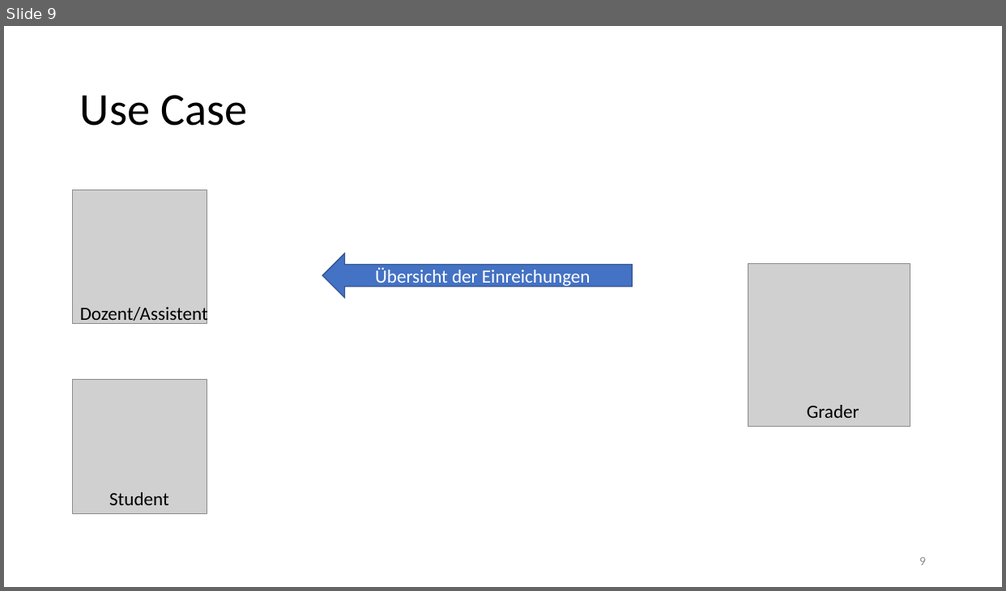
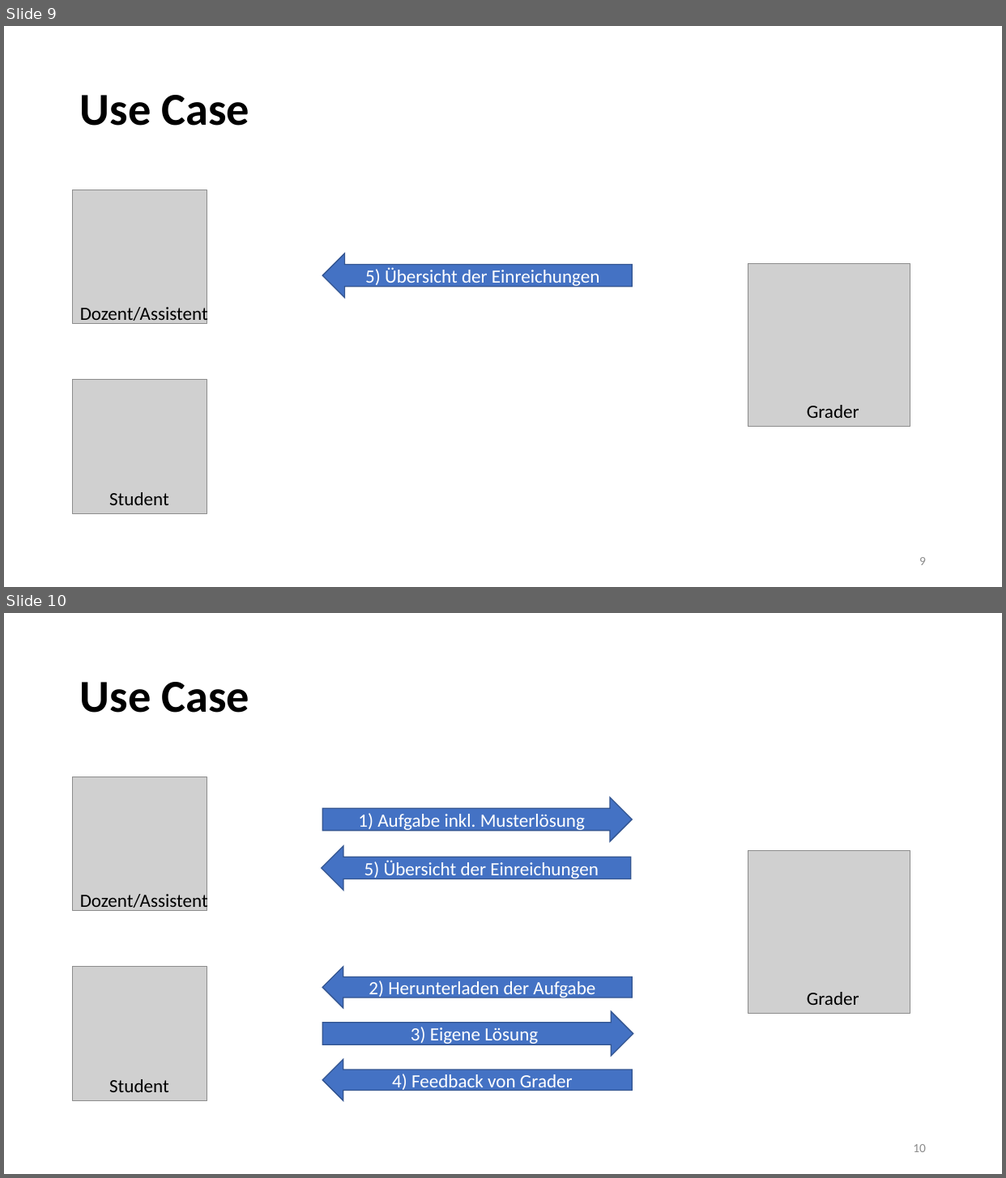
Before and after one commit to ooemperor/PSEGrader-Deliverables, a slide deck: Presentations/Requirements.pptx. Shown one above the other, each under a label of ours: slide 9 before the commit, slides 9 and 10 after it. The pictures are 1006x591 and 1006x1178 pixels, drawn with LibreOffice and Linux fonts; fonts in the diff are those of the drawing; grey boxes stand for pictures. Boxes give left, top, right and bottom in pixels: in the first picture for what was removed or moved away, otherwise in the second. Text is boxed around its words. In the diff, an @@ line names an element or a change of style, - is before the commit and + after.

```diff
--- a/Presentations/Requirements.pptx
+++ b/Presentations/Requirements.pptx
@@ slide 10 added at bbox=[4, 613, 1002, 1174], background #FFFFFF @@
@@ title added at bbox=[80, 682, 249, 713], 44 pt, text #000000, bold @@
+Use Case
@@ picture added at bbox=[73, 777, 206, 911] @@
@@ right arrow added at bbox=[323, 797, 632, 841], fill #4472C4, outline #325491 1 pt, 18 pt, text #FFFFFF @@
+1) Aufgabe inkl. Musterlösung
@@ left arrow added at bbox=[322, 845, 631, 890], fill #4472C4, outline #325491 1 pt, 18 pt, text #FFFFFF @@
+5) Übersicht der Einreichungen
@@ picture added at bbox=[748, 851, 910, 1013] @@
@@ text added at bbox=[80, 891, 208, 912], 18 pt, text #000000 @@
+Dozent/Assistent
@@ picture added at bbox=[73, 967, 206, 1101] @@
@@ left arrow added at bbox=[323, 967, 632, 1008], fill #4472C4, outline #325491 1 pt, 18 pt, text #FFFFFF @@
+2) Herunterladen der Aufgabe
@@ text added at bbox=[807, 992, 859, 1005], 18 pt, text #000000 @@
+Grader
@@ right arrow added at bbox=[323, 1012, 633, 1056], fill #4472C4, outline #325491 1 pt, 18 pt, text #FFFFFF @@
+3) Eigene Lösung
@@ left arrow added at bbox=[323, 1060, 632, 1101], fill #4472C4, outline #325491 1 pt, 18 pt, text #FFFFFF @@
+4) Feedback von Grader
@@ text added at bbox=[109, 1080, 169, 1093], 18 pt, text #000000 @@
+Student
@@ page number added at bbox=[913, 1144, 926, 1152], 12 pt, text #8C8C8C @@
+10
@@ slide 9 changed as well @@
@@ title "Use Case" at bbox=[80, 95, 249, 126]: bold on @@
@@ text in left arrow at bbox=[365, 267, 600, 288]: text changed @@
-Übersicht der Einreichungen
+5) Übersicht der Einreichungen
```
Also in this commit, not shown: 10 other slides changed, 1 other slide added.
